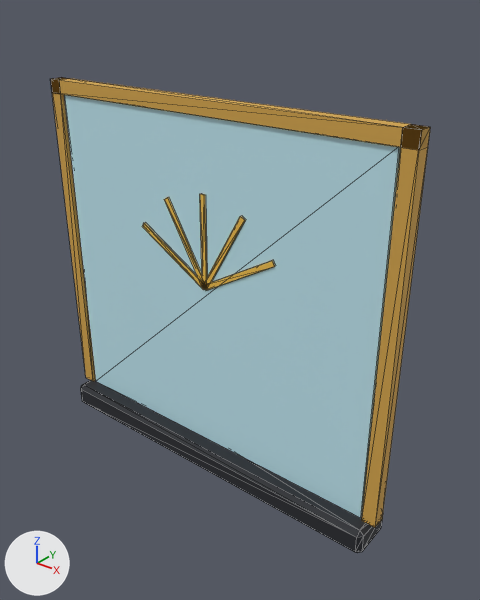
A saved change to the glTF model foxspy/models/kit-newyork-decor-1.glb.
Rendered twice from a 50 mm camera at (1.68, -1.24, 2.06) aimed at (0.13, 0.7, 0.86). The lights are fixed; the arrows at lower left show +X, +Y and +Z. The first picture is the older version. Mesh edges are drawn as thin lines. Vertices at exactly the same position are counted once.

The first picture shows 'kit-newyork-decor-1'.
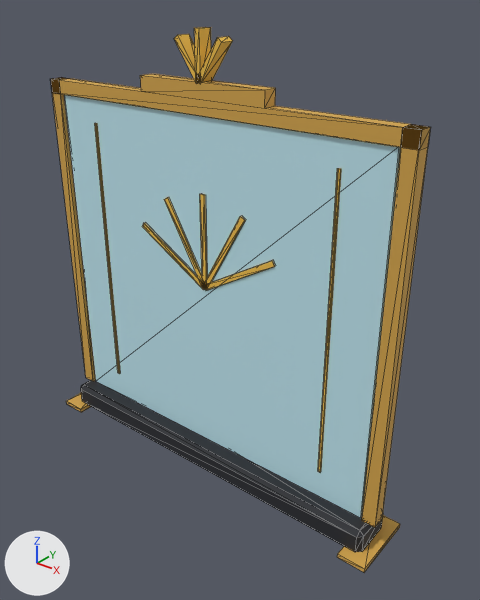
Where the change shows, as pixel boxes [x1, y1, x2, y2] in the pictures (480 x 600 px):
'kit-newyork-decor-1', reshaped (14% taller)
    before: [51, 77, 430, 553]
    after: [51, 27, 430, 572]
part 1 of me_kit_newyork_decor_1, added (brown)
    after: [140, 74, 276, 108]
part 2 of me_kit_newyork_decor_1, added (orange)
    after: [194, 27, 211, 81]
part 3 of me_kit_newyork_decor_1, added
    after: [95, 123, 120, 374]
part 4 of me_kit_newyork_decor_1, added (brown)
    after: [318, 168, 341, 472]
part 5 of me_kit_newyork_decor_1, added
    after: [67, 393, 91, 412]
part 6 of me_kit_newyork_decor_1, added (orange)
    after: [337, 515, 400, 572]
part 7 of me_kit_newyork_decor_1, added (orange)
    after: [174, 34, 233, 84]

What the commit changed:
me_kit_newyork_decor_1 is used by ob_kit_newyork_decor_1; location (0.0, 0.0, 0.0).
me_kit_newyork_decor_1 had 92 vertices, 152 faces and spanned x -0.87..0.87, y 0.55..0.75, z 0.0..1.66.
me_kit_newyork_decor_1 now has 156 vertices, 248 faces and spans x -0.9..0.9, y 0.5..0.8, z 0.0..1.9.
me_kit_newyork_decor_1 part 1: a new loose piece, a box spanning x -0.3..0.3, y 0.62..0.68, z 1.66..1.72, in mat_main.
me_kit_newyork_decor_1 part 2: a new loose piece, a box spanning x -0.012..0.012, y 0.62..0.68, z 1.72..1.9, in mat_main.
me_kit_newyork_decor_1 part 3: a new loose piece, a box spanning x -0.606..-0.594, y 0.625..0.63, z 0.25..1.5, in mat_main.
me_kit_newyork_decor_1 part 4: a new loose piece, a box spanning x 0.594..0.606, y 0.625..0.63, z 0.25..1.5, in mat_main.
me_kit_newyork_decor_1 part 5: a new loose piece, a box spanning x -0.9..-0.78, y 0.5..0.8, z 0.0..0.02, in mat_main.
me_kit_newyork_decor_1 part 6: a new loose piece, a box spanning x 0.78..0.9, y 0.5..0.8, z 0.0..0.02, in mat_main.
Part 7, on me_kit_newyork_decor_1:
8 vertices are added at x -0.11..0.11, y 0.62, z 1.71..1.87.
8 new vertices lie (0.0, 0.06, 0.0) away from vertices in x -0.11..0.11, y 0.62, z 1.71..1.87.
24 new faces join them.
